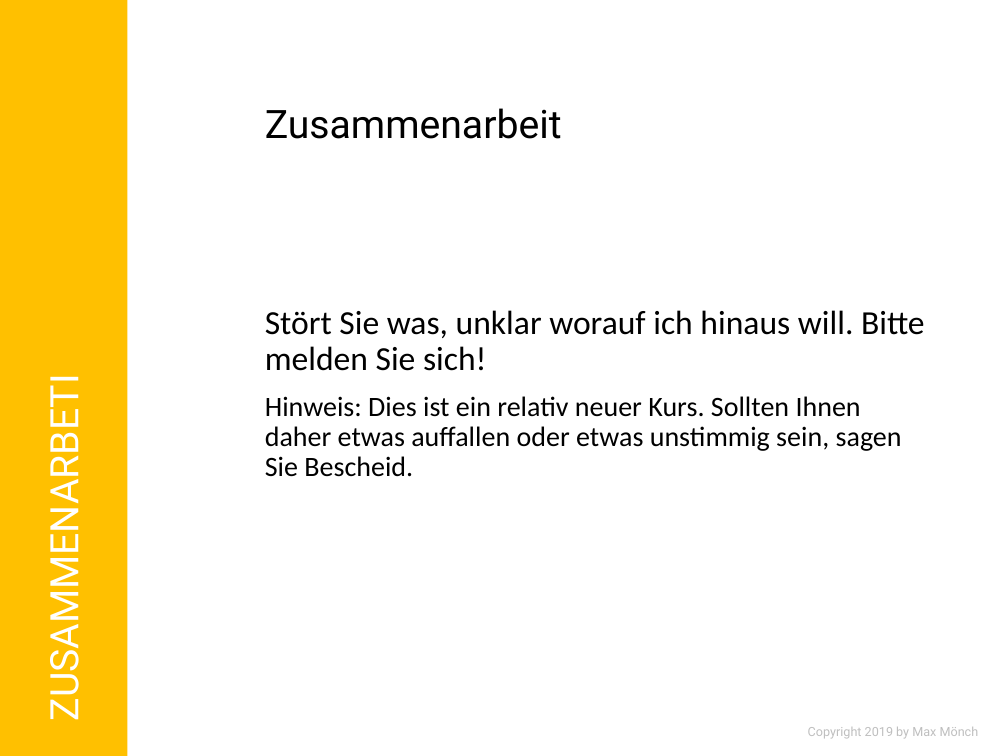
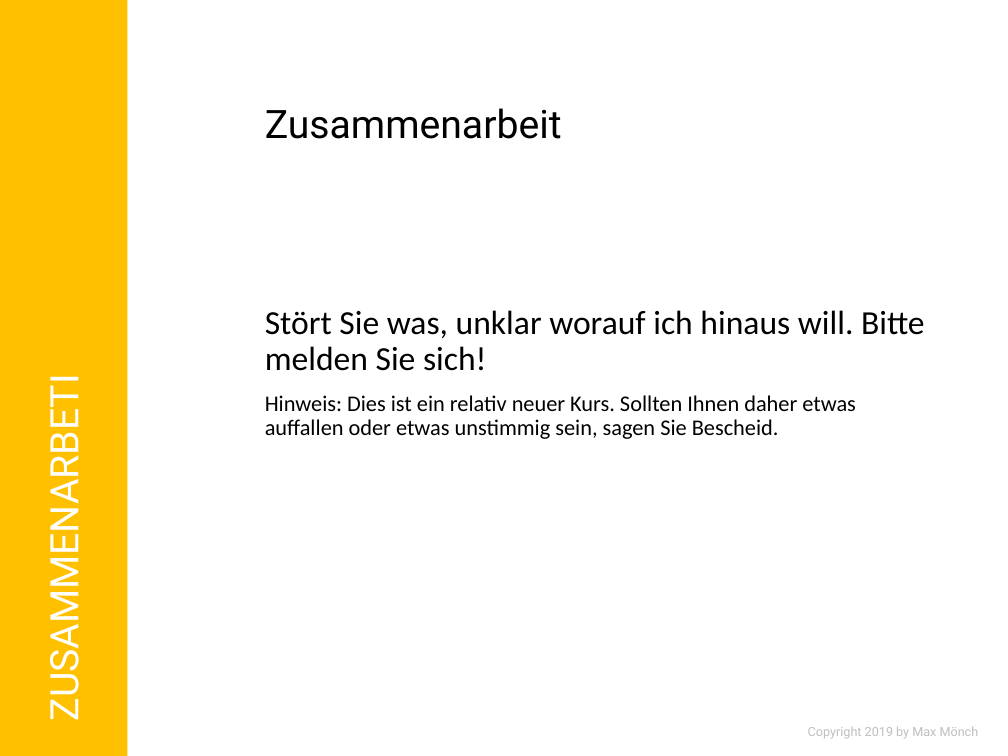
Before and after one commit to MonksterFX/pandas-basic, a slide deck: slide 9 of praesentation/pandas-basic.pptx. Drawn at 1008x756 pixels with LibreOffice and Linux fonts; fonts in the diff are those of the drawing; background and template pictures are left out. Boxes give left, top, right and bottom in pixels: in the first picture for what was removed or moved away, otherwise in the second. Text is boxed around its words. In the diff, an @@ line names an element or a change of style, - is before the commit and + after.

```diff
--- a/praesentation/pandas-basic.pptx
+++ b/praesentation/pandas-basic.pptx
@@ text at bbox=[265, 395, 856, 439]: size 20 to 16 pt in "Hinweis: Dies ist ein relativ neuer Kurs. ..." @@
```
Also in this commit, not shown: 1 other slide changed, 3 slides added, 2 other files.
